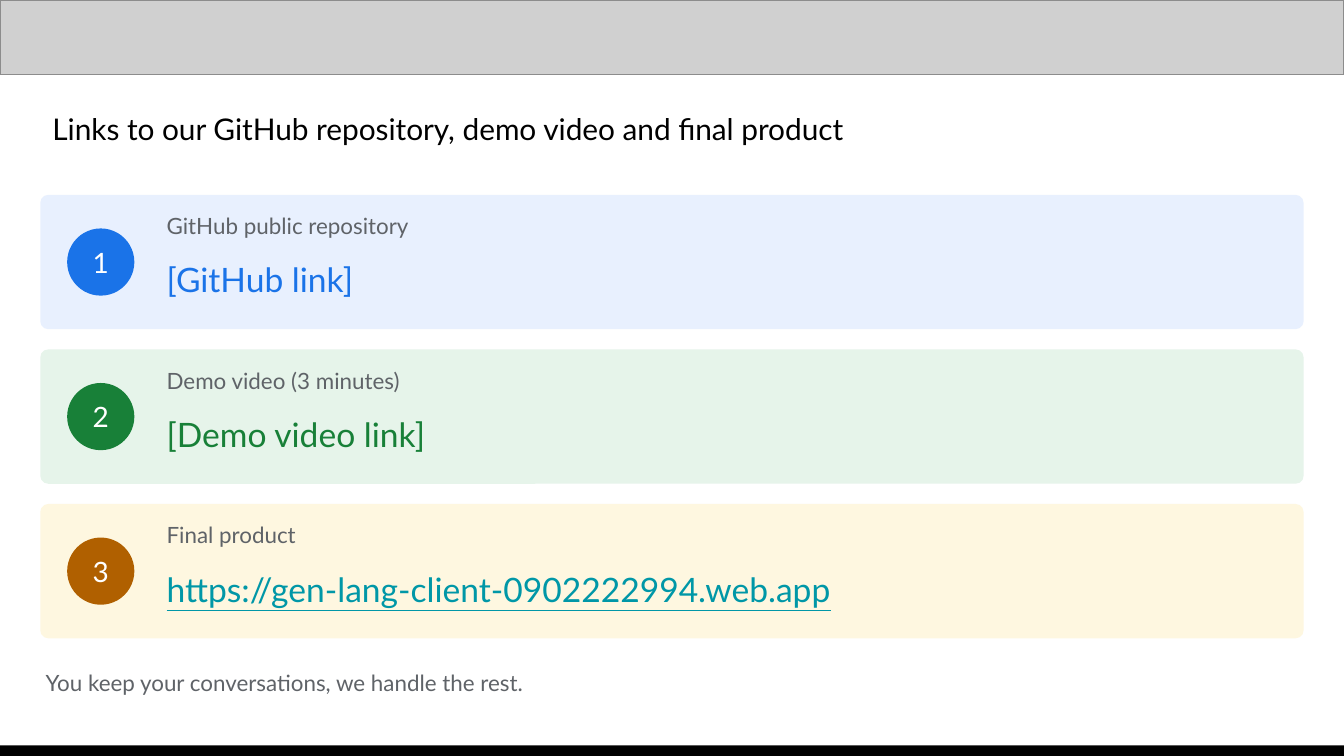
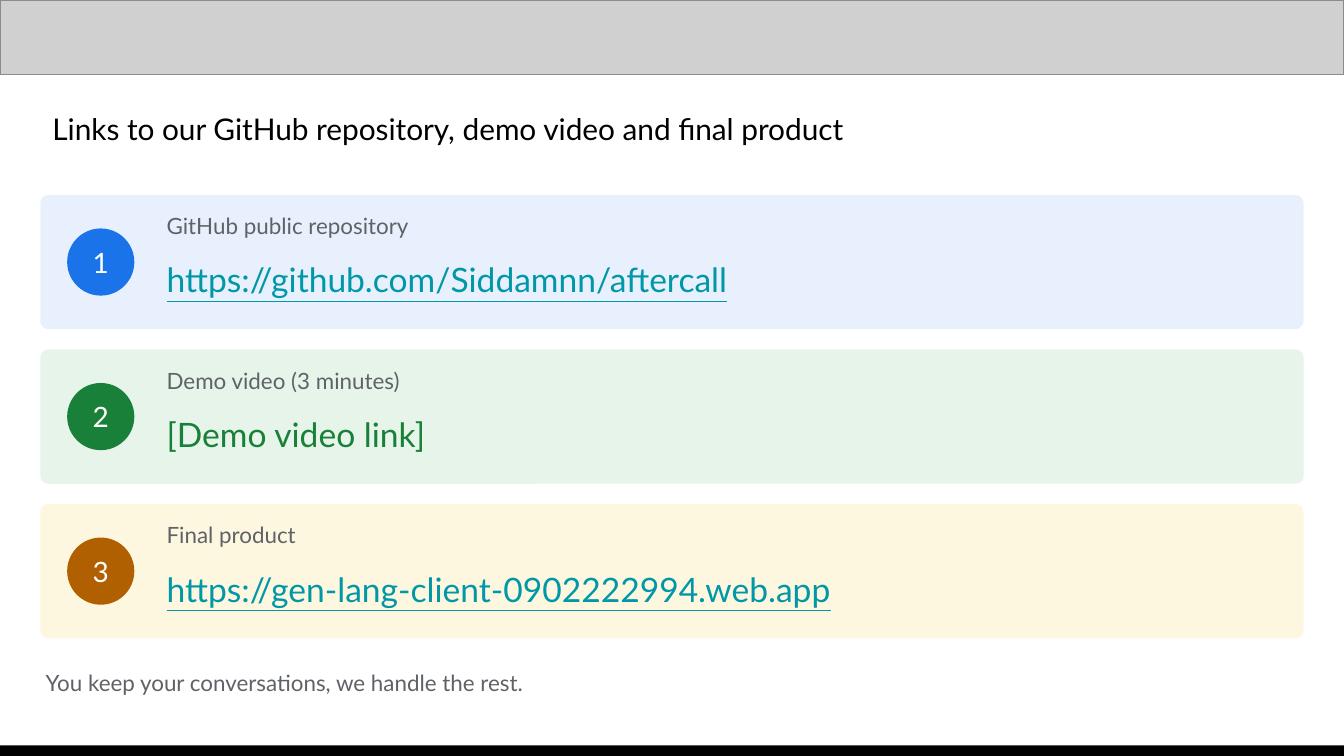
Before and after one commit to Siddamnn/aftercall, a slide deck: slide 13 of docs/deck/aftercall-koffee-after-kitkat.pptx. Drawn at 1344x756 pixels with LibreOffice and Linux fonts; fonts in the diff are those of the drawing; grey boxes stand for pictures. Boxes give left, top, right and bottom in pixels: in the first picture for what was removed or moved away, otherwise in the second. Text is boxed around its words. In the diff, an @@ line names an element or a change of style, - is before the commit and + after.

Commit message:
Deck: GitHub link

```diff
--- a/docs/deck/aftercall-koffee-after-kitkat.pptx
+++ b/docs/deck/aftercall-koffee-after-kitkat.pptx
@@ text at box(167, 267, 727, 298): text changed; text colour #1A73E8 to #0097A7 @@
-[GitHub link]
+https://github.com/Siddamnn/aftercall
```
Also in this commit, not shown: 1 other file.
